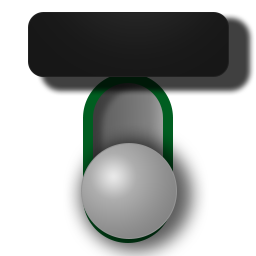
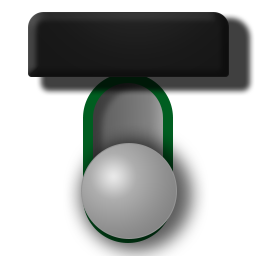
Comparing the layer stacks of the two w=256, h=256 images. Changes:
painted on "Rectangle 1" over [28, 62, 229, 77]
